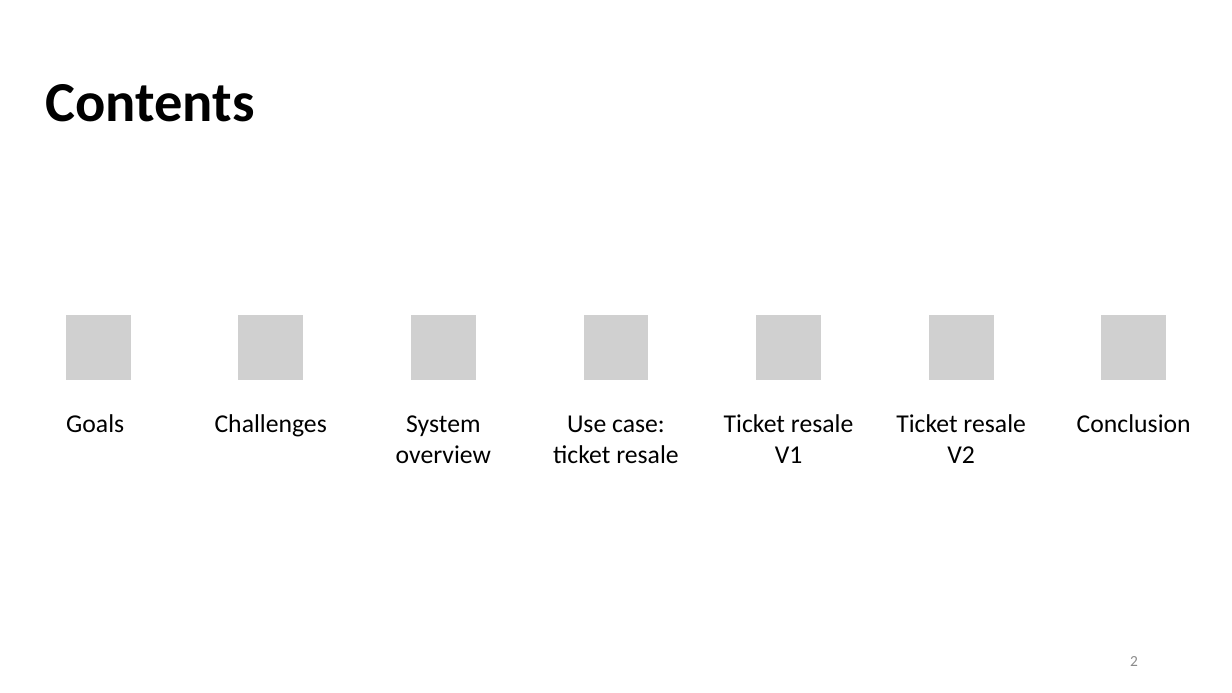
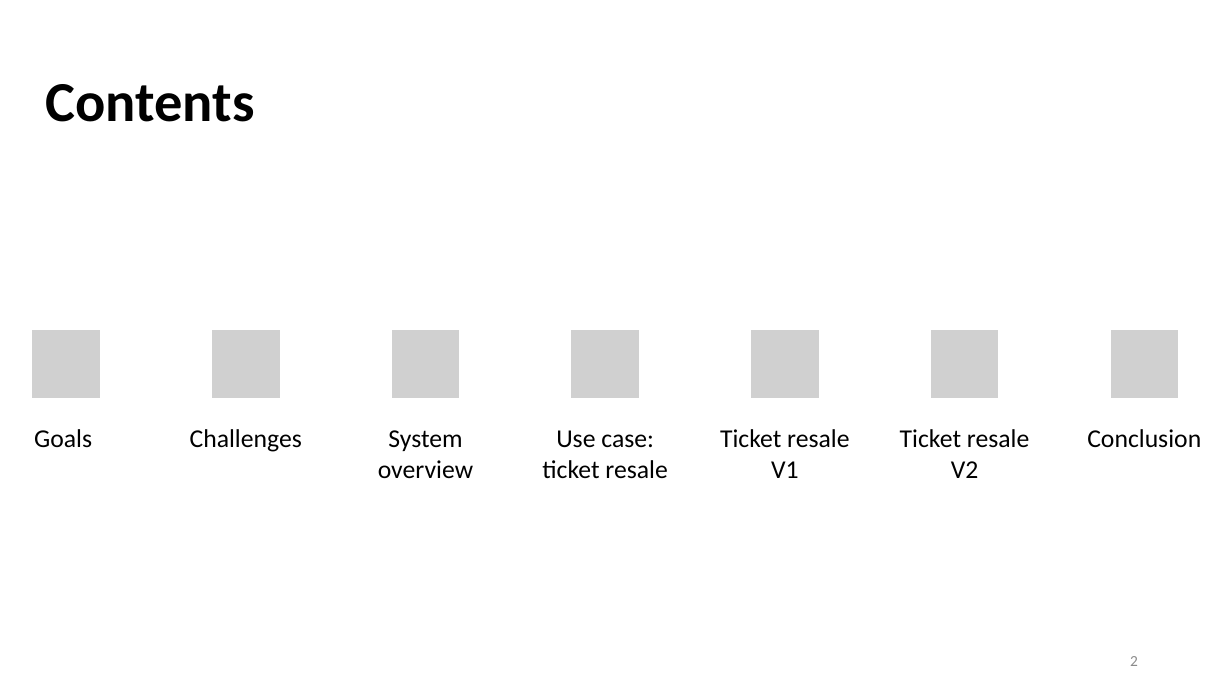
Before and after one commit to yanngabb/marketplace, a slide deck: slide 2 of rapport/Master_Thesis_Presentation_Yann_Gabbud.pptx. Drawn at 1232x693 pixels with LibreOffice and Linux fonts; fonts in the diff are those of the drawing; grey boxes stand for pictures. Boxes give left, top, right and bottom in pixels: in the first picture for what was removed or moved away, otherwise in the second. Text is boxed around its words. In the diff, an @@ line names an element or a change of style, - is before the commit and + after.

```diff
--- a/rapport/Master_Thesis_Presentation_Yann_Gabbud.pptx
+++ b/rapport/Master_Thesis_Presentation_Yann_Gabbud.pptx
@@ picture removed at (65,314,131,381) @@
@@ picture removed at (583,314,650,381) @@
@@ picture removed at (1101,314,1167,381) @@
@@ picture added at (31,330,100,398) @@
@@ picture: place and size @@
-picture at (238,314,304,381)
+picture at (212,330,280,398)
@@ picture: place and size @@
-picture at (410,314,477,381)
+picture at (391,330,459,398)
@@ picture added at (571,330,640,398) @@
@@ picture: place and size @@
-picture at (756,314,823,381)
+picture at (750,330,819,398)
@@ picture: place and size @@
-picture at (928,314,994,381)
+picture at (931,330,999,398)
@@ picture added at (1110,330,1178,398) @@
@@ text "Goals": place and size @@
-text "Goals" at (66,414,124,432)
+text "Goals" at (34,429,92,447)
@@ text "Challenges": place and size @@
-text "Challenges" at (215,414,327,437)
+text "Challenges" at (190,429,302,452)
@@ text "System overview": place and size @@
-text "System overview" at (396,415,491,463)
+text "System overview" at (378,430,473,478)
@@ text "Use case: ticket resale": place and size @@
-text "Use case: ticket resale" at (553,415,678,464)
+text "Use case: ticket resale" at (542,430,667,479)
@@ text "Ticket resale V1": place and size @@
-text "Ticket resale V1" at (724,414,853,463)
+text "Ticket resale V1" at (720,429,849,478)
@@ text "Ticket resale V2": place and size @@
-text "Ticket resale V2" at (896,414,1025,463)
+text "Ticket resale V2" at (900,429,1029,478)
@@ text "Conclusion": place and size @@
-text "Conclusion" at (1077,414,1191,433)
+text "Conclusion" at (1087,429,1201,448)
```
Also in this commit, not shown: 12 other slides changed, 7 slides added, 2 slides removed.
